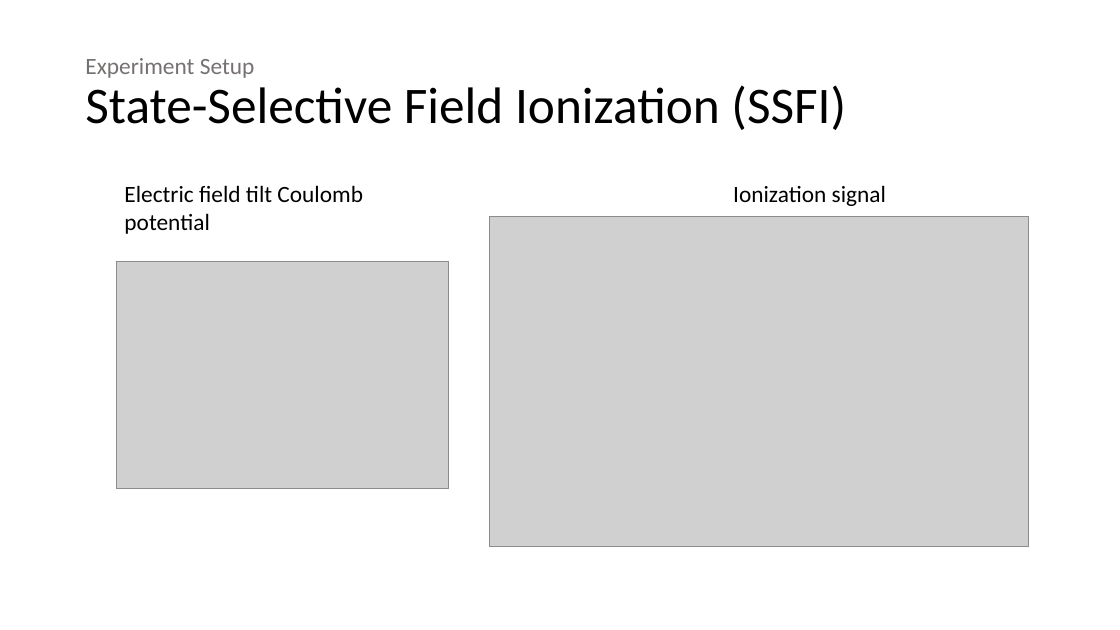
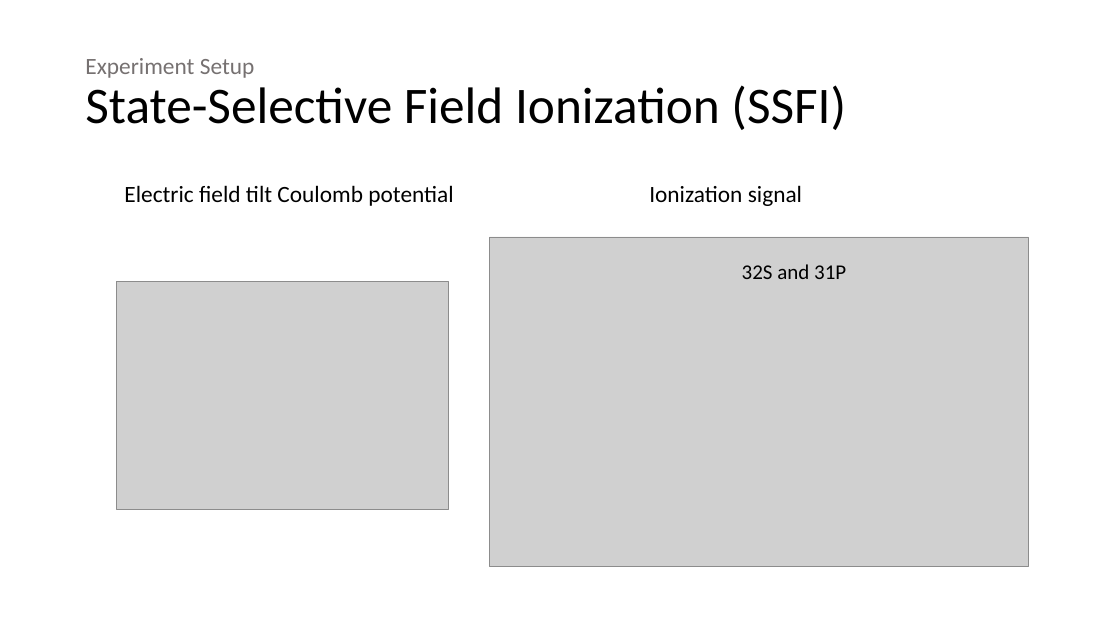
Before and after one commit to 545zhou/PHD-thesis, a slide deck: slide 8 of Presentation1.pptx. Drawn at 1120x630 pixels with LibreOffice and Linux fonts; fonts in the diff are those of the drawing; grey boxes stand for pictures. Boxes give left, top, right and bottom in pixels: in the first picture for what was removed or moved away, otherwise in the second. Text is boxed around its words. In the diff, an @@ line names an element or a change of style, - is before the commit and + after.

```diff
--- a/Presentation1.pptx
+++ b/Presentation1.pptx
@@ text "Electric field tilt Coulomb potential" rewrapped from <box>124,185,363,234</box> to <box>124,185,453,206</box> @@
@@ text "Ionization signal": place and size @@
-text "Ionization signal" at <box>733,185,886,206</box>
+text "Ionization signal" at <box>649,185,802,206</box>
@@ picture: place and size @@
-picture at <box>490,217,1029,546</box>
+picture at <box>490,237,1029,566</box>
@@ text added at <box>742,264,846,279</box>, 18 pt, text #000000 @@
+32S and 31P
@@ picture: place and size @@
-picture at <box>116,261,449,488</box>
+picture at <box>116,282,449,509</box>
```
Also in this commit, not shown: 6 other slides changed.
